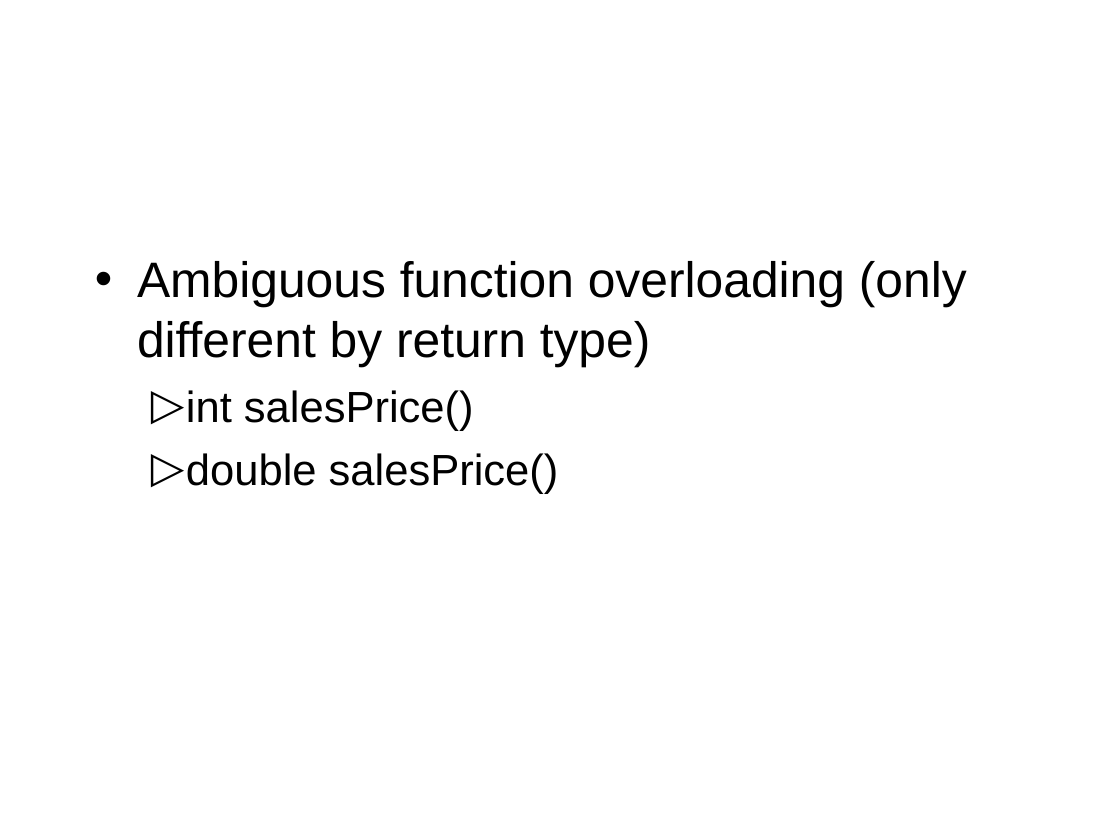
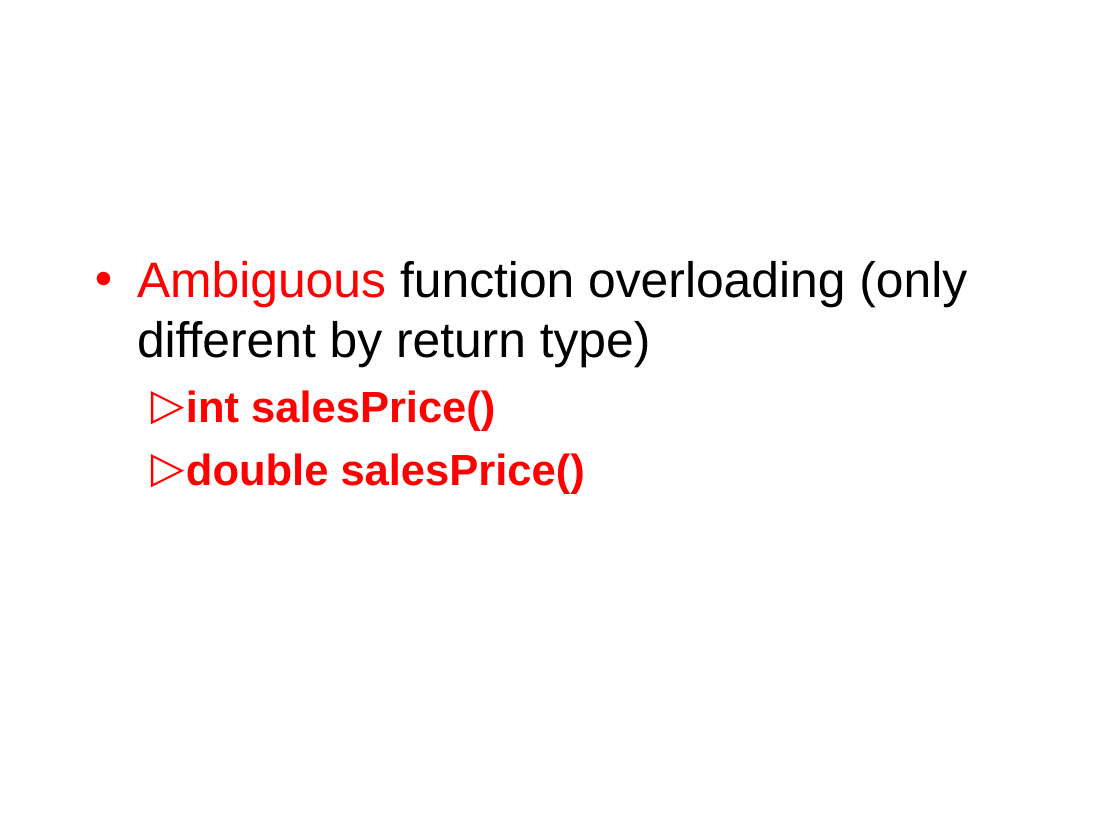
Before and after one commit to octaviordz/zjnu2017.github.io, a slide deck: slide 15 of OOP/lectures/030--Classes.and.Objects.ppt. Drawn at 1120x840 pixels with LibreOffice and Linux fonts; fonts in the diff are those of the drawing. Boxes give left, top, right and bottom in pixels: in the first picture for what was removed or moved away, otherwise in the second. Text is boxed around its words. In the diff, an @@ line names an element or a change of style, - is before the commit and + after.

```diff
--- a/OOP/lectures/030--Classes.and.Objects.ppt
+++ b/OOP/lectures/030--Classes.and.Objects.ppt
@@ text "Ambiguous function overloading (only different ..." at [137, 261, 967, 494]: text colour #000000 to #FF0000 in "Ambiguous", "int salesPrice()", "double salesPrice()"; bold on in "int salesPrice()", "double salesPrice()"; bullet colour #000000 to #FF0000 @@
```
Also in this commit, not shown: 10 other slides changed, 1 other file.
